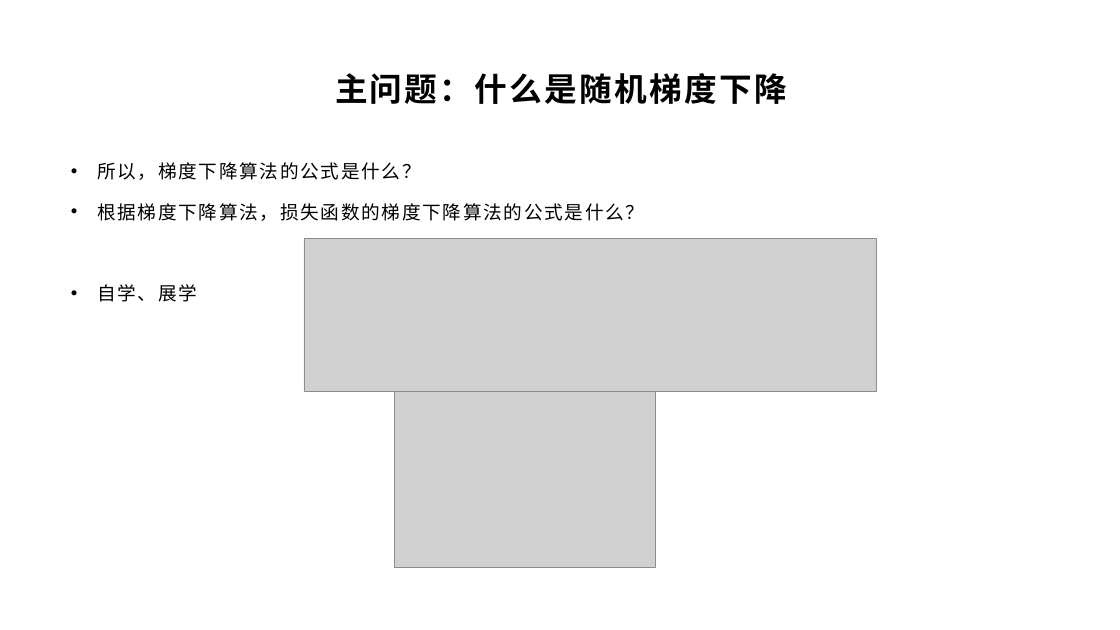
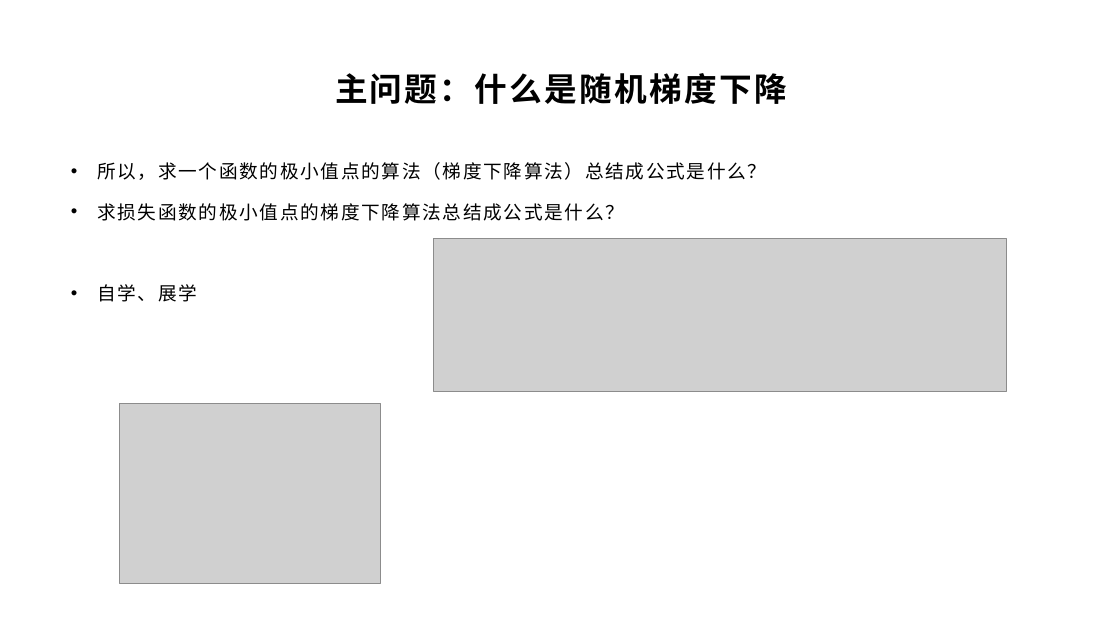
Before and after one commit to yyc-git/DeepLearningEdu, a slide deck: slide 13 of lessons/2_gender_analyze/ppt/“判断性别”Demo需求分析和初步设计（下1）.pptx (slide 11 before the commit). Drawn at 1120x630 pixels with LibreOffice and Linux fonts; fonts in the diff are those of the drawing; grey boxes stand for pictures; background and template pictures are left out. Boxes give left, top, right and bottom in pixels: in the first picture for what was removed or moved away, otherwise in the second. Text is boxed around its words. In the diff, an @@ line names an element or a change of style, - is before the commit and + after.

```diff
--- a/lessons/2_gender_analyze/ppt/“判断性别”Demo需求分析和初步设计（下1）.pptx
+++ b/lessons/2_gender_analyze/ppt/“判断性别”Demo需求分析和初步设计（下1）.pptx
@@ text at bbox=[97, 162, 766, 221]: text changed @@
-• 所以，梯度下降算法的公式是什么？
-• 根据梯度下降算法，损失函数的梯度下降算法的公式是什么？
+• 所以，求一个函数的极小值点的算法（梯度下降算法）总结成公式是什么？
+• 求损失函数的极小值点的梯度下降算法总结成公式是什么？
@@ picture: place and size @@
-picture at bbox=[304, 239, 877, 392]
+picture at bbox=[434, 239, 1007, 392]
@@ picture: place and size @@
-picture at bbox=[395, 388, 656, 568]
+picture at bbox=[119, 403, 381, 583]
```
Also in this commit, not shown: 3 other slides changed, 3 slides added, 1 slide removed, 14 other files.
